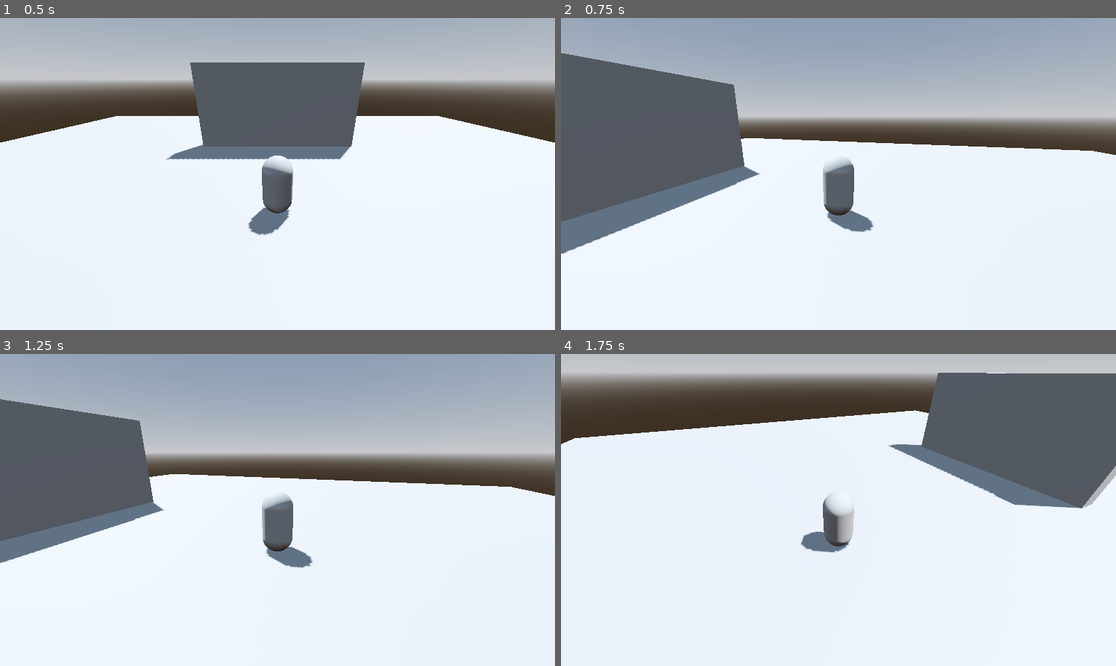
Above: before the commit, frames 1-4 (two rows, left to right).
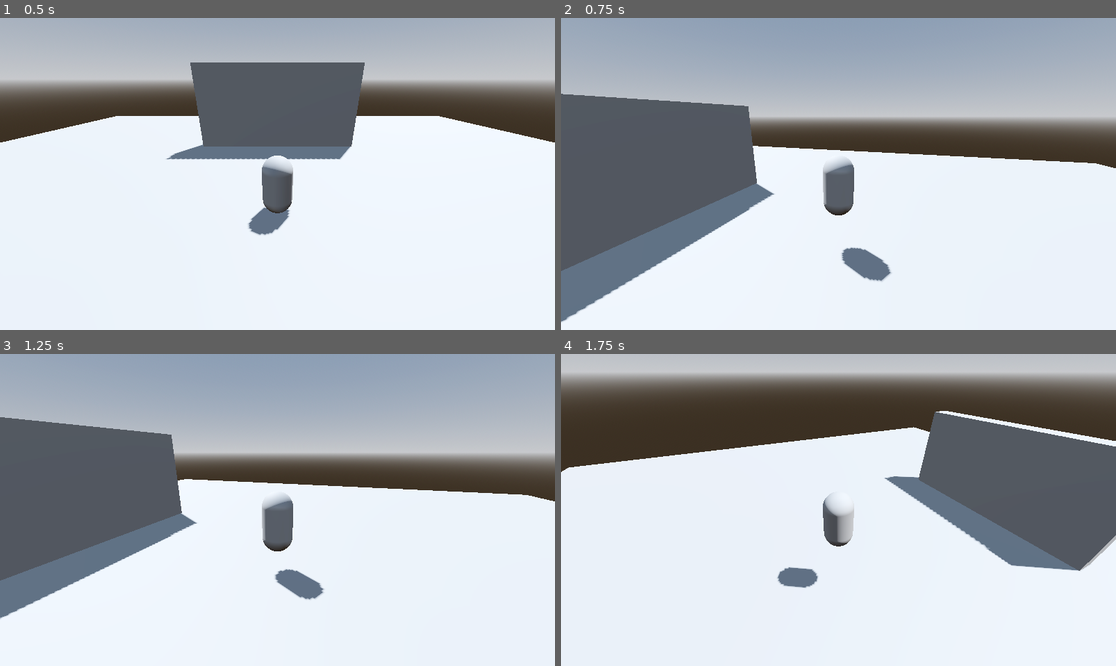
Above: after the commit, the same moments.

Repository: BartoszDembek/3DPlayerMovementGodot
Game: Godot game, scene res://Levels/level.tscn
Two runs of this game, one before a commit and one after it. Both use one fixed random seed, a clock stepped at 60 frames per second and the inputs below.
Inputs (mouse positions are in pixels of both pictures, inside the frame that each line leads up to):
- Up to frame 1 (0.5 s): no input
- Up to frame 2 (0.75 s): tap Enter at 0.5 s; move the mouse to (960, 158) at 0.52 s; hold D (right) from 0.53 s (still down); tap Space (jump) at 0.6 s
- Up to frame 3 (1.25 s): keep holding D (right); tap Space (jump) at 0.77, 1.07 s
- Up to frame 4 (1.75 s): move the mouse to (727, 525) at 1.27 s; release D (right) at 1.28 s; hold S (backward) from 1.28 s (still down); tap Space (jump) at 1.35, 1.52 s

Frame 1 is identical in both runs. In frame 2, 15% of the frame differs, in the area x 0-100%, y 11-98%; in frame 3, 10%; in frame 4, 19%, in the area x 0-100%, y 6-76%.

Commit message:
Improve player movement

Diff:
--- a/Entities/Player/player.gd
+++ b/Entities/Player/player.gd
@@ -1,13 +1,46 @@
 extends CharacterBody3D
 
+@export var jump_height: float = 2.25
+@export var jump_time_to_peak: float = 0.4
+@export var jump_time_to_descent: float = 0.3
+
+@export var jump_velocity: float = ((2.0 * jump_height) / jump_time_to_peak) * -1.0
+@export var jump_gravity: float = ((-2.0 * jump_height) / (jump_time_to_peak * jump_time_to_peak)) * -1.0
+@export var fall_gravity: float = ((-2.0 * jump_height) / (jump_time_to_descent * jump_time_to_descent)) * -1.0
+
+
 @export var base_speed := 4.0
+@export var run_speed := 6.0
 
 @onready var camera = $CameraController/Camera3D
 
 var movement_input := Vector2.ZERO
 
-func _physics_process(_delta: float) -> void:
+func _physics_process(delta: float) -> void:
+	move_logic(delta)
+	#velocity = Vector3(movement_input.x,0,movement_input.y) * base_speed
+
+	jump_logic(delta)
+	move_and_slide()
+
+func move_logic(delta) -> void:
 	movement_input = Input.get_vector("left","right","forward","backward").rotated(-camera.global_rotation.y)
-	velocity = Vector3(movement_input.x,0,movement_input.y) * base_speed
+	var vel_2d = Vector2(velocity.x,velocity.z)
 
-	move_and_slide()
+	if movement_input != Vector2.ZERO:
+		vel_2d += movement_input * base_speed * delta
+		vel_2d = vel_2d.limit_length(base_speed)
+		velocity.x = vel_2d.x
+		velocity.z = vel_2d.y
+	else:
+		vel_2d = vel_2d.move_toward(Vector2.ZERO, base_speed * 4.0 * delta)
+		velocity.x = vel_2d.x
+		velocity.z = vel_2d.y
+
+func jump_logic(delta) -> void:
+	if is_on_floor():
+		if Input.is_action_just_pressed("jump"):
+			velocity.y = -jump_velocity
+
+	var gravity = jump_gravity if velocity.y > 0.0 else fall_gravity
+	velocity.y -= gravity * delta
Not shown, added: Entities/Player/pla4290.tmp
